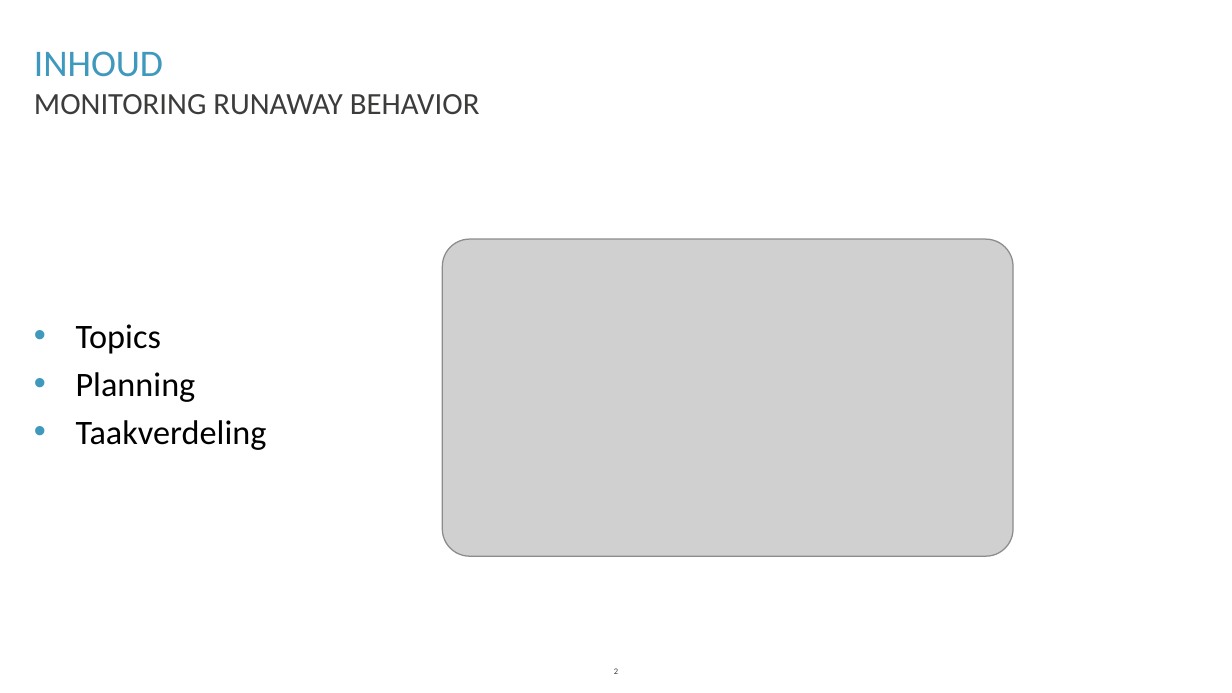
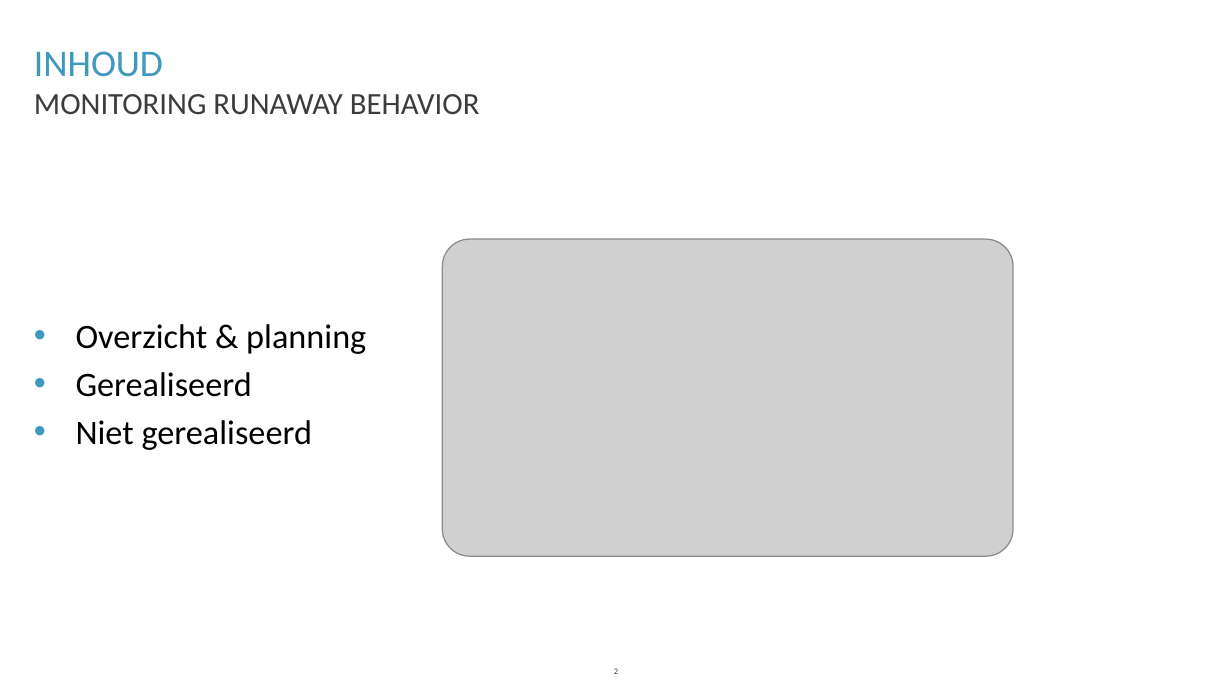
Before and after one commit to lennertvanhasselt/lowpowTLJL, a slide deck: slide 2 of Presentatie_groep_3.pptx. Drawn at 1232x693 pixels with LibreOffice and Linux fonts; fonts in the diff are those of the drawing; grey boxes stand for pictures; background and template pictures are left out. Boxes give left, top, right and bottom in pixels: in the first picture for what was removed or moved away, otherwise in the second. Text is boxed around its words. In the diff, an @@ line names an element or a change of style, - is before the commit and + after.

```diff
--- a/Presentatie_groep_3.pptx
+++ b/Presentatie_groep_3.pptx
@@ text at (76, 324, 366, 450): text changed @@
-• Topics
-• Planning
-• Taakverdeling
+• Overzicht & planning
+• Gerealiseerd
+• Niet gerealiseerd
```
Also in this commit, not shown: 4 other slides changed, 5 slides added, 2 slides removed, 1 other file.
